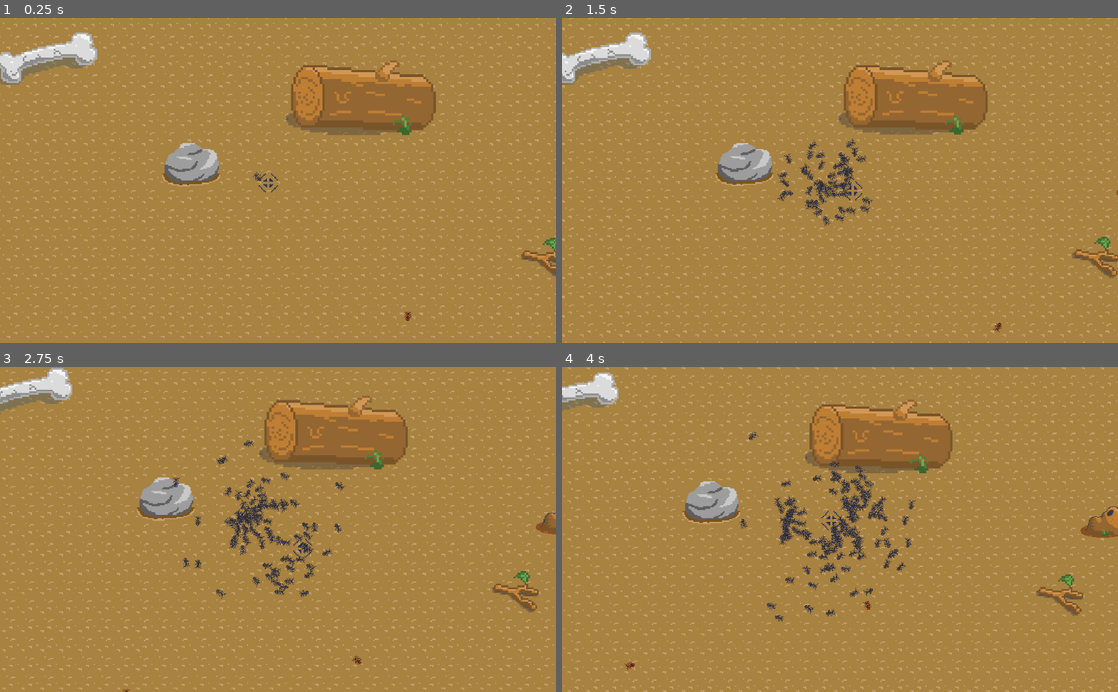
Above: before the commit, frames 1-4 (two rows, left to right).
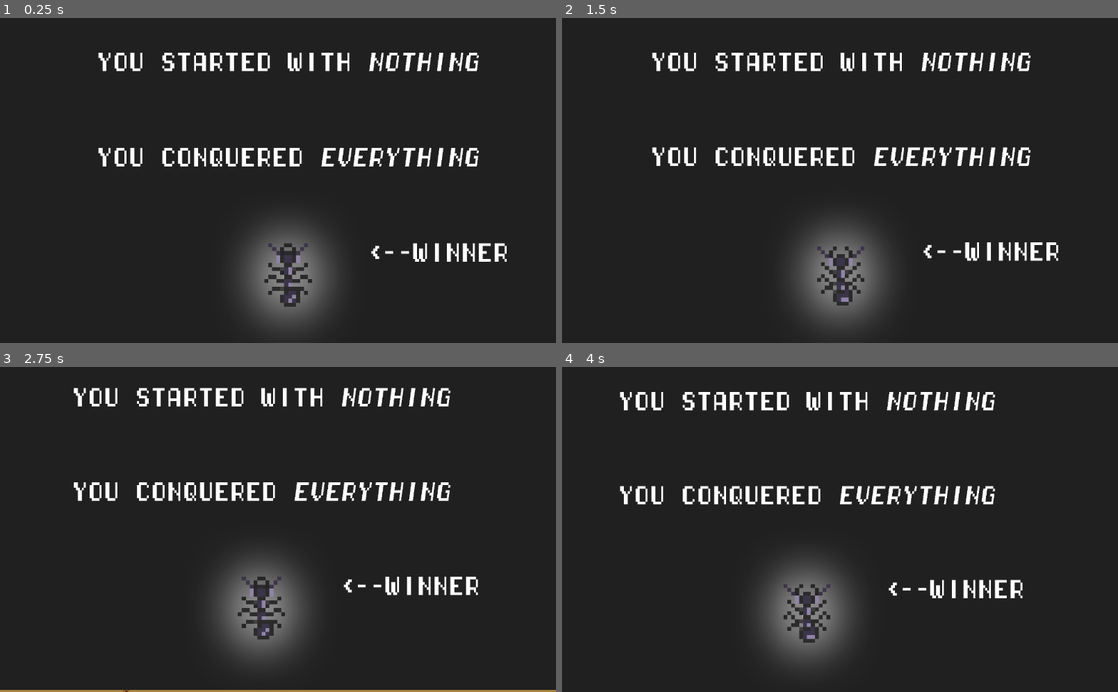
Above: after the commit, the same moments.

Repository: ajsosa/ldjam45
Game: Godot game, scene res://scenes/Objects/TestLevel.tscn
Two runs of this game, one before a commit and one after it. Both use one fixed random seed, a clock stepped at 60 frames per second and the inputs below.
Inputs:
- Up to frame 1 (0.25 s): no input
- Up to frame 2 (1.5 s): hold Right (right) 0.53-1.28 s; hold A (addAnt) 0.53-1.28 s; hold Down (down) from 1.28 s (still down); tap A (addAnt) at 1.35 s
- Up to frame 3 (2.75 s): release Down (down) at 2.03 s; hold Right (right) from 2.03 s (still down); hold A (addAnt) from 2.03 s (still down)
- Up to frame 4 (4 s): release Right (right) at 2.78 s; release A (addAnt) at 2.78 s; hold Up (up) 2.78-3.53 s; tap A (addAnt) at 2.85 s; hold Left (left) from 3.53 s (still down); hold A (addAnt) from 3.53 s (still down)

The runs differ from the first frame. In frame 1, 100% of the frame differs, in the area x 0-100%, y 0-100%; in frame 2, 100%; in frame 3, 99%; in frame 4, 99%.

Commit message:
Added end screen, buggy

Diff:
--- /dev/null
+++ b/EndScreen.tscn
@@ -0,0 +1,43 @@
+[gd_scene load_steps=4 format=2]
+
+[ext_resource path="res://sprites/endscreen.png" type="Texture" id=1]
+[ext_resource path="res://sprites/AntSheet.png" type="Texture" id=2]
+
+[sub_resource type="Animation" id=1]
+resource_name = "Idle"
+length = 0.8
+loop = true
+tracks/0/type = "value"
+tracks/0/path = NodePath(".:frame")
+tracks/0/interp = 1
+tracks/0/loop_wrap = true
+tracks/0/imported = false
+tracks/0/enabled = true
+tracks/0/keys = {
+"times": PoolRealArray( 0, 0.2, 0.4, 0.6 ),
+"transitions": PoolRealArray( 1, 1, 1, 1 ),
+"update": 1,
+"values": [ 4, 5, 6, 7 ]
+}
+
+[node name="MarginContainer" type="MarginContainer"]
+anchor_right = 1.0
+anchor_bottom = 1.0
+
+[node name="Sprite" type="Sprite" parent="."]
+scale = Vector2( 0.55, 0.55 )
+z_index = 100
+texture = ExtResource( 1 )
+centered = false
+
+[node name="Sprite" type="Sprite" parent="Sprite"]
+position = Vector2( 961.277, 831.01 )
+scale = Vector2( 12, 12 )
+texture = ExtResource( 2 )
+vframes = 3
+hframes = 4
+frame = 5
+
+[node name="AnimationPlayer" type="AnimationPlayer" parent="Sprite/Sprite"]
+autoplay = "Idle"
+anims/Idle = SubResource( 1 )
--- /dev/null
+++ b/GUI.tscn
@@ -0,0 +1,4 @@
+[gd_scene format=2]
+
+[node name="GUI" type="MarginContainer"]
+anchor_right = 1.0
--- a/scenes/Objects/TestLevel.tscn
+++ b/scenes/Objects/TestLevel.tscn
@@ -15,6 +15,7 @@
 [ext_resource path="res://scenes/Objects/Bone.tscn" type="PackedScene" id=13]
 [ext_resource path="res://scenes/Objects/Stick.tscn" type="PackedScene" id=14]
 [ext_resource path="res://scenes/Objects/HoofPrint.tscn" type="PackedScene" id=15]
+[ext_resource path="res://EndScreen.tscn" type="PackedScene" id=16]
 
 [node name="TestLevel" type="Node2D"]
 script = ExtResource( 1 )
@@ -263,3 +264,5 @@
 position = Vector2( 32, 1648 )
 rotation = 2.80125
 scale = Vector2( 6, 6 )
+
+[node name="MarginContainer" parent="." instance=ExtResource( 16 )]
Not shown: 1 places in scenes/Objects/TestLevel.tscn that only renumber resources
Binary file added: sprites/WinScreen.png
Not shown, added: sprites/WinScreen.png.import
Binary file added: sprites/endscreen.png
Not shown, added: sprites/endscreen.png.import
